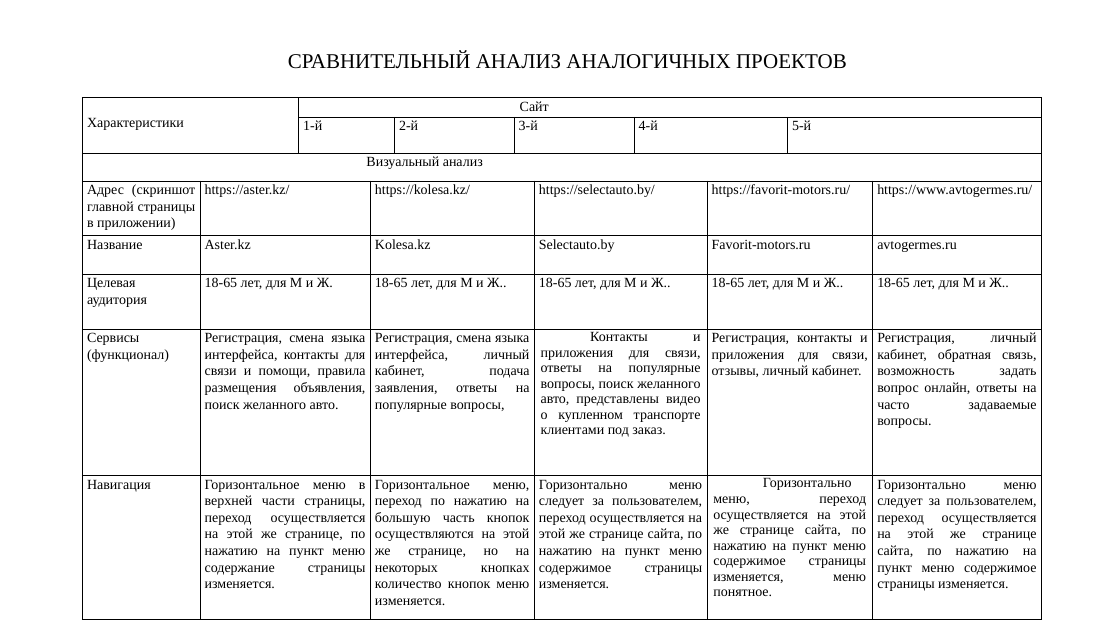
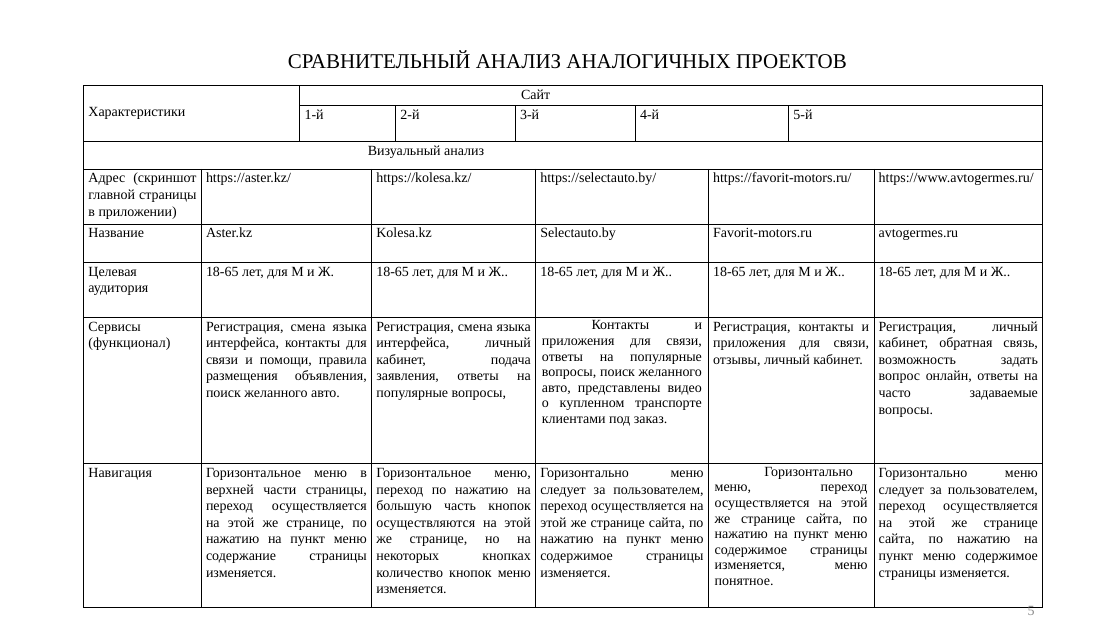
Before and after one commit to Red-student/Red_student, a slide deck: slide 5 of Модуль5_Серых.pptx. Drawn at 1120x630 pixels with LibreOffice and Linux fonts; fonts in the diff are those of the drawing. Boxes give left, top, right and bottom in pixels: in the first picture for what was removed or moved away, otherwise in the second. Text is boxed around its words. In the diff, an @@ line names an element or a change of style, - is before the commit and + after.

```diff
--- a/Модуль5_Серых.pptx
+++ b/Модуль5_Серых.pptx
@@ table: place and size @@
-table at (82,97,1042,609)
+table at (84,86,1044,597)
@@ page number added at (1028,606,1035,615), 12 pt, text #8C8C8C @@
+5
```
Also in this commit, not shown: 6 other slides changed, 7 slides added, 4 slides removed, 30 other files.
